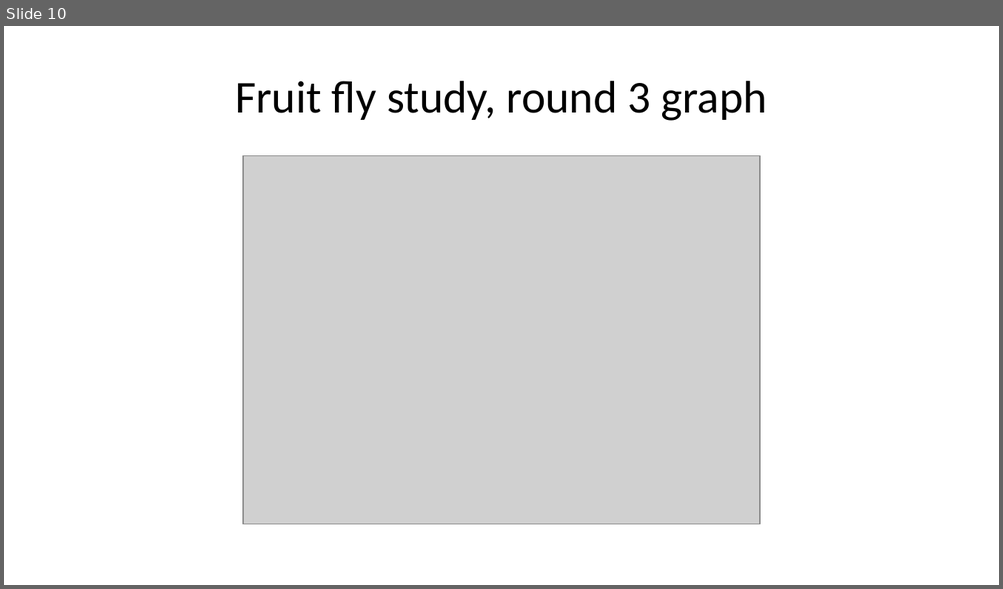
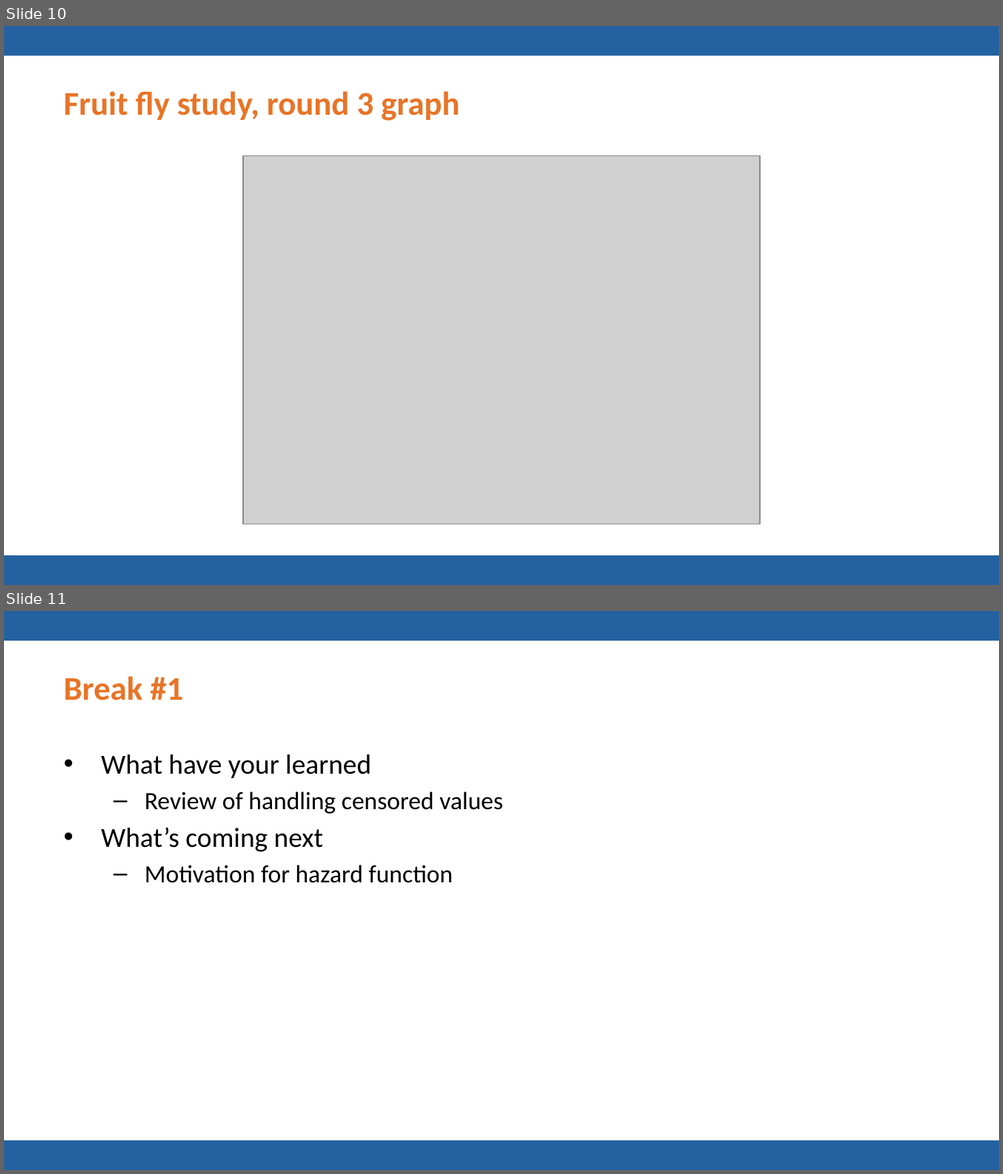
Before and after one commit to pmean/talks, a slide deck: frailty/frailty.pptx. Shown one above the other, each under a label of ours: slide 10 before the commit, slides 10 and 11 after it. The pictures are 1003x589 and 1003x1174 pixels, drawn with LibreOffice and Linux fonts; fonts in the diff are those of the drawing; grey boxes stand for pictures; background and template pictures are left out. Boxes give left, top, right and bottom in pixels: in the first picture for what was removed or moved away, otherwise in the second. Text is boxed around its words. In the diff, an @@ line names an element or a change of style, - is before the commit and + after.

```diff
--- a/frailty/frailty.pptx
+++ b/frailty/frailty.pptx
@@ slide 11 added at <box>4,611,999,1170</box>, background #FFFFFF; not listed: 2 template elements that a slide beside it also shows @@
@@ title added at <box>64,676,183,701</box>, 24 pt, text #E87427, bold @@
+Break #1
@@ text added at <box>101,755,503,883</box>, 18 pt, text #000000 @@
+• What have your learned
+  – Review of handling censored values
+• What’s coming next
+  – Motivation for hazard function
@@ slide 10 changed as well @@
@@ rectangle added at <box>4,26,999,56</box>, fill #2361A1 @@
@@ title "Fruit fly study, round 3 ...": place and size @@
-title "Fruit fly study, round 3 ..." at <box>235,81,767,121</box>
+title "Fruit fly study, round 3 ..." at <box>64,91,459,121</box>
@@ title "Fruit fly study, round 3 ..." at <box>64,91,459,121</box>: size 33 to 24 pt, text colour #000000 to #E87427, bold on; alignment centre to left @@
@@ rectangle added at <box>4,556,999,585</box>, fill #2361A1 @@
```
Also in this commit, not shown: 54 other slides changed, 9 other slides added, 3 slides removed, 1 other file.
